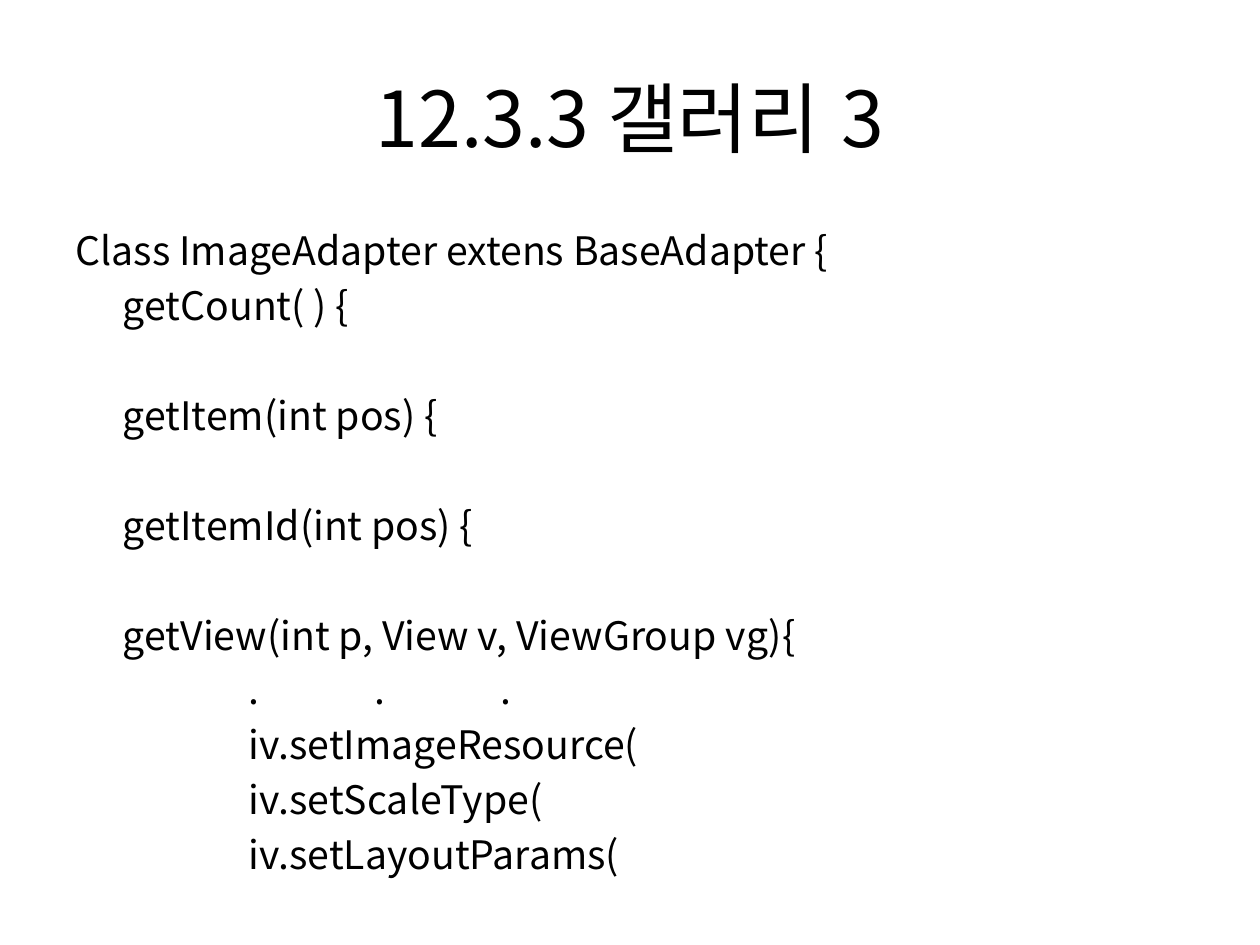
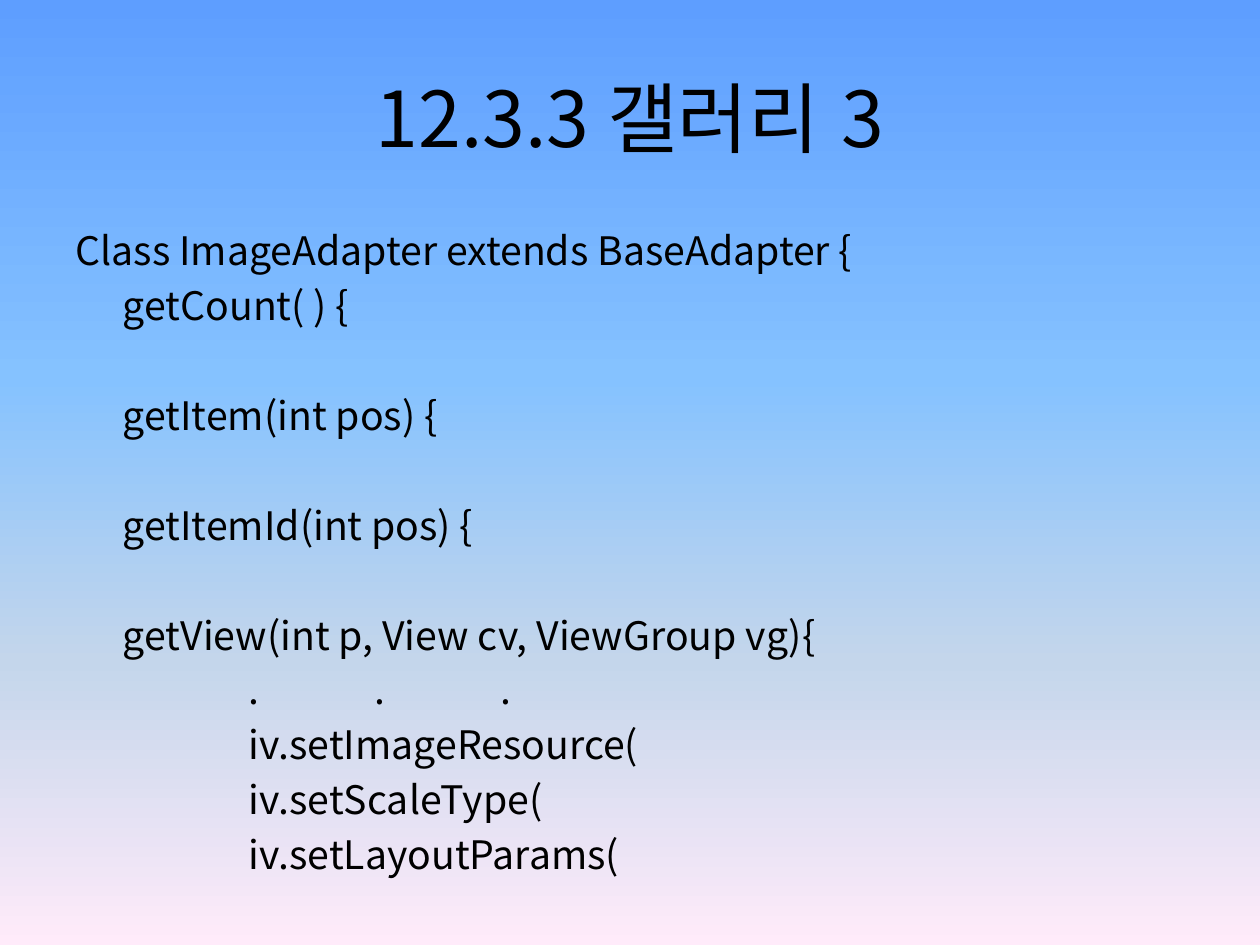
Before and after one commit to dummyFirst/NHK_Japanese, a slide deck: slide 28 of Android/안드로이드 프로그래밍 정복/Chapter12 어댑터뷰.pptx (slide 27 before the commit). Drawn at 1260x945 pixels with LibreOffice and Linux fonts; fonts in the diff are those of the drawing. Boxes give left, top, right and bottom in pixels: in the first picture for what was removed or moved away, otherwise in the second. Text is boxed around its words. In the diff, an @@ line names an element or a change of style, - is before the commit and + after.

```diff
--- a/Android/안드로이드 프로그래밍 정복/Chapter12 어댑터뷰.pptx
+++ b/Android/안드로이드 프로그래밍 정복/Chapter12 어댑터뷰.pptx
@@ background #FFFFFF to gradient #5E9EFF to #85C2FF to #C4D6EB to #FFEBFA @@
@@ text at (76, 233, 830, 275): text changed @@
-Class ImageAdapter extens BaseAdapter {
+Class ImageAdapter extends BaseAdapter {
@@ text at (123, 618, 816, 660): text changed @@
-getView(int p, View v, ViewGroup vg){
+getView(int p, View cv, ViewGroup vg){
```
Also in this commit, not shown: 8 other slides changed, 2 slides added, 1 slide removed.
